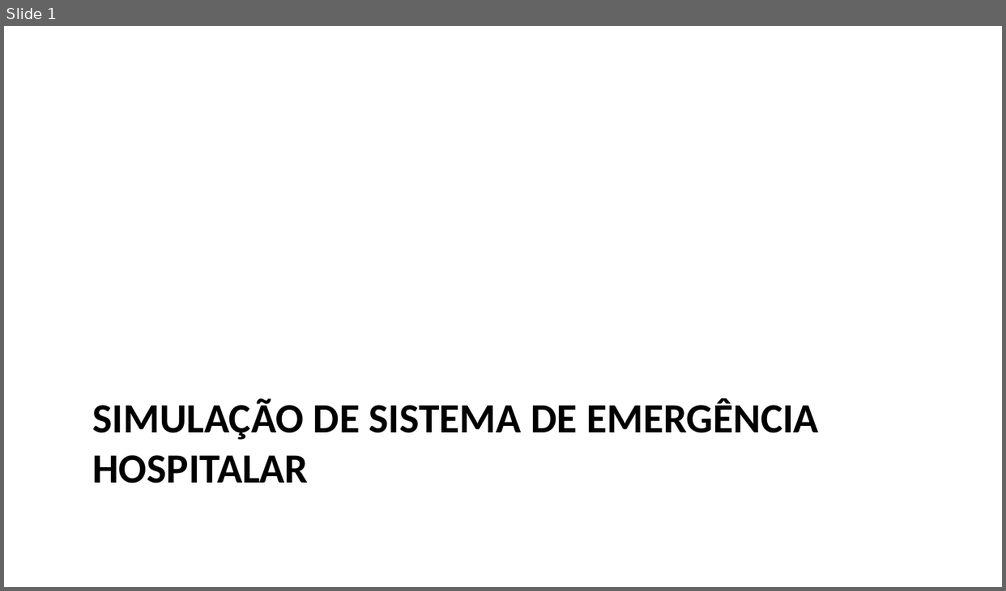
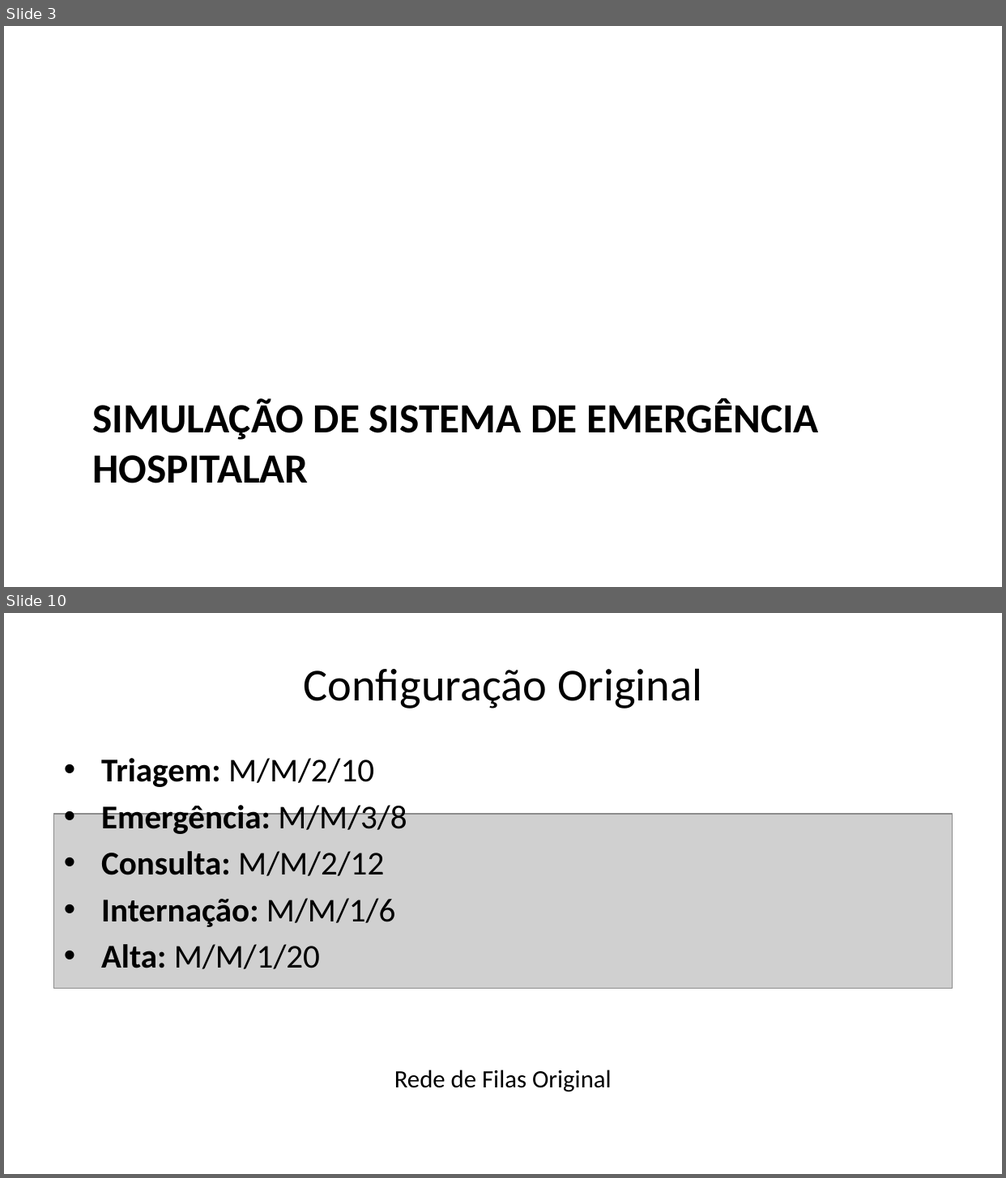
Before and after one commit to bengo501/-T2-Avalia-o-de-Aprendizagem-Simula-o-e-M-todos-Anal-ticos---2025-1, a slide deck: apresentacao_hospital.pptx. Shown one above the other, each under a label of ours: slide 1 before the commit, slides 3 and 10 after it; the slides between them are not shown. The pictures are 1006x591 and 1006x1178 pixels, drawn with LibreOffice and Linux fonts; fonts in the diff are those of the drawing; grey boxes stand for pictures. Boxes give left, top, right and bottom in pixels: in the first picture for what was removed or moved away, otherwise in the second. Text is boxed around its words. In the diff, an @@ line names an element or a change of style, - is before the commit and + after.

```diff
--- a/apresentacao_hospital.pptx
+++ b/apresentacao_hospital.pptx
@@ slide 10 added at [4, 613, 1002, 1174], background #FFFFFF @@
@@ title added at [303, 668, 702, 709], 33 pt, text #000000 @@
+Configuração Original
@@ text added at [101, 758, 407, 969], 24 pt, text #000000, bold @@
+• Triagem: M/M/2/10
+• Emergência: M/M/3/8
+• Consulta: M/M/2/12
+• Internação: M/M/1/6
+• Alta: M/M/1/20
@@ picture added at [54, 814, 952, 988] @@
@@ text added at [394, 1070, 612, 1093], 18 pt, text #000000 @@
+Rede de Filas Original
@@ what was slide 1 is now slide 3 @@
```
Also in this commit, not shown: 8 slides changed, 24 other slides added, 4 slides removed, 13 other files.
